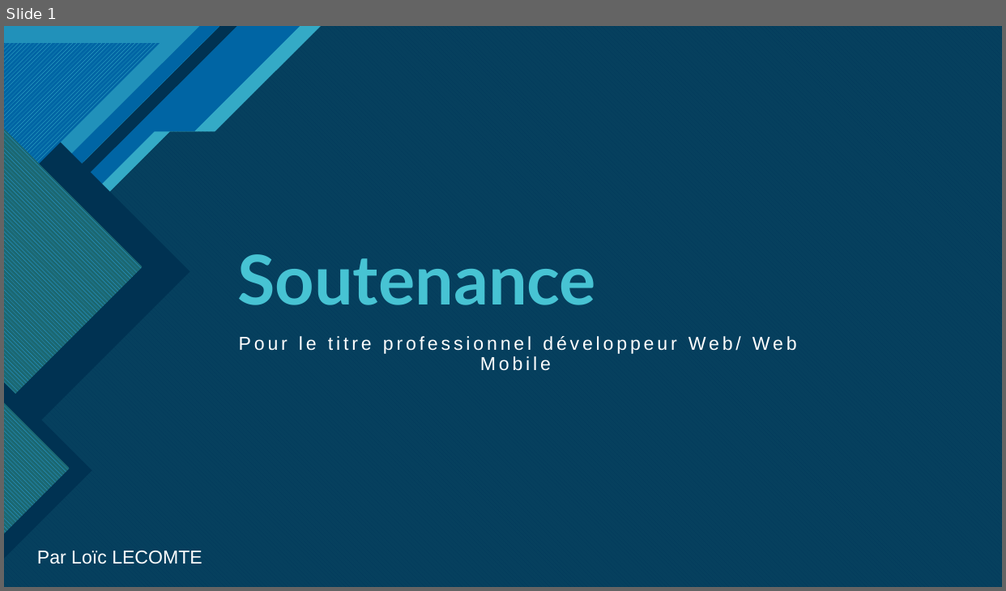
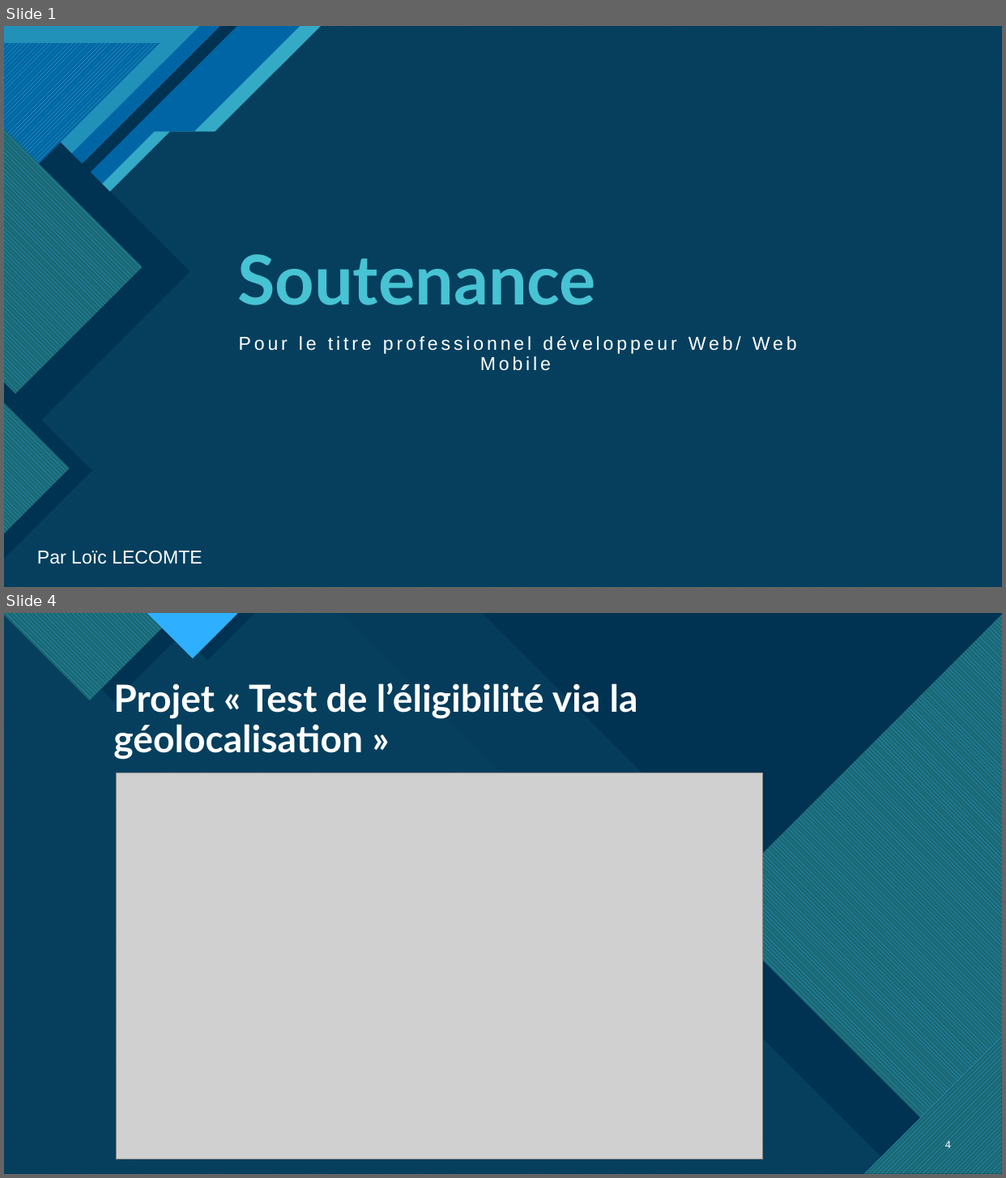
Before and after one commit to MisterSCO/dossier_projet, a slide deck: ressources/Soutenance.pptx. Shown one above the other, each under a label of ours: slide 1 before the commit, slides 1 and 4 after it; the slides between them are not shown. The pictures are 1006x591 and 1006x1178 pixels, drawn with LibreOffice and Linux fonts; fonts in the diff are those of the drawing; grey boxes stand for pictures. Boxes give left, top, right and bottom in pixels: in the first picture for what was removed or moved away, otherwise in the second. Text is boxed around its words. In the diff, an @@ line names an element or a change of style, - is before the commit and + after.

```diff
--- a/ressources/Soutenance.pptx
+++ b/ressources/Soutenance.pptx
@@ slide 4 added at bbox=[4, 613, 1002, 1174], background #FFFFFF; not listed: 9 template elements that a slide beside it also shows @@
@@ rectangle added at bbox=[4, 613, 1002, 1174], fill #0C4360 @@
@@ freeform shape added at bbox=[4, 613, 1002, 1174], fill #47C3D3 at 74% opacity @@
@@ freeform shape added at bbox=[4, 613, 996, 1174], fill pattern #0065A4 on #47C3D3 @@
@@ freeform shape added at bbox=[4, 613, 1002, 1174], fill #003352 at 90% opacity @@
@@ freeform shape added at bbox=[4, 613, 177, 700], fill pattern #2FAFFF on #1B6872 @@
@@ freeform shape added at bbox=[25, 613, 203, 702], fill #003352 @@
@@ freeform shape added at bbox=[147, 613, 239, 658], fill pattern #2FAFFF on #1B6872 @@
@@ freeform shape added at bbox=[160, 613, 255, 661], fill #003352 @@
@@ right triangle added at bbox=[483, 613, 1002, 1131], fill #003352 @@
@@ freeform shape added at bbox=[710, 613, 1002, 1174], fill pattern #2FAFFF on #1B6872 @@
@@ title added at bbox=[113, 683, 638, 760], 36 pt, text #FFFFFF, bold @@
+Projet « Test de l’éligibilité via la géolocalisation »
@@ freeform shape added at bbox=[695, 664, 1002, 1174], fill #003352 @@
@@ picture added at bbox=[117, 773, 763, 1160] @@
@@ freeform shape added at bbox=[864, 1037, 1002, 1174], fill pattern #2FAFFF on #1B6872 @@
@@ freeform shape added at bbox=[900, 1073, 1002, 1174], fill #003352 @@
@@ page number added at bbox=[945, 1140, 951, 1151], 10 pt, text #FFFFFF @@
+4
```
Also in this commit, not shown: 2 slides changed, 17 other slides added, 11 slides removed, 44 other files.
